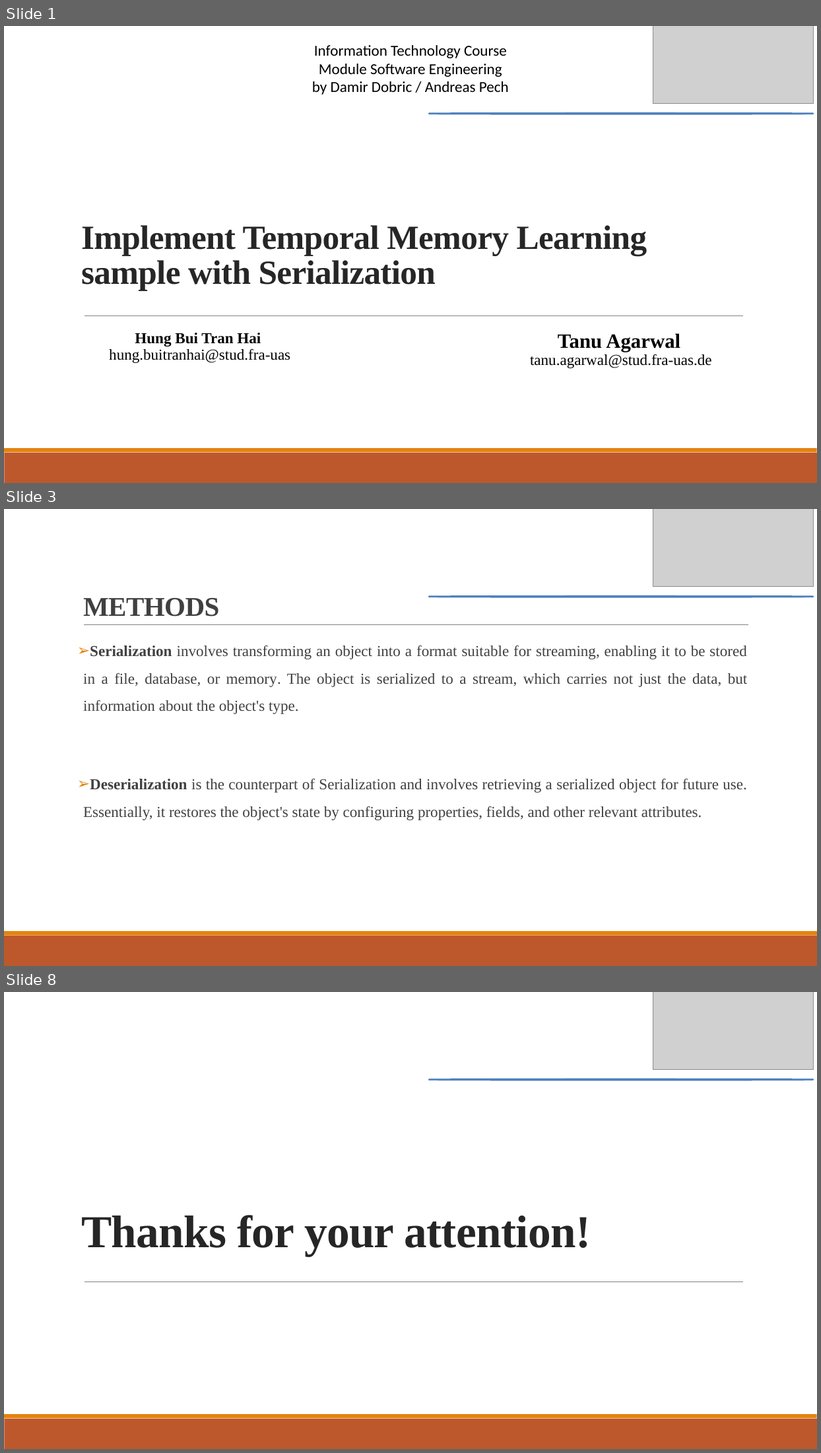
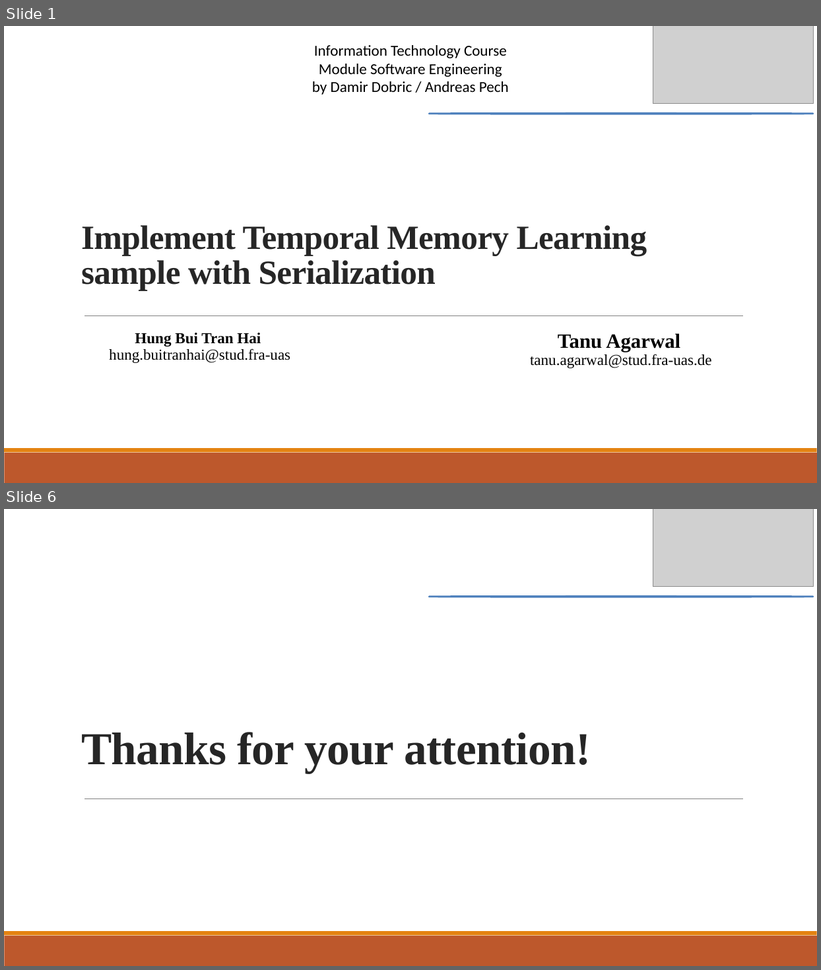
Before and after one commit to Hungbth2000/tm_msl_serialization, a slide deck: source/MySeProject/Documentation/Implement Temporal Memory Learning sample with Serialization.pptx. Shown one above the other, each under a label of ours: slides 1, 3 and 8 before the commit, slides 1 and 6 after it; the slides between them are not shown. The pictures are 821x1453 and 821x970 pixels, drawn with LibreOffice and Linux fonts; fonts in the diff are those of the drawing; grey boxes stand for pictures. Boxes give left, top, right and bottom in pixels: in the first picture for what was removed or moved away, otherwise in the second. Text is boxed around its words. In the diff, an @@ line names an element or a change of style, - is before the commit and + after.

```diff
--- a/source/MySeProject/Documentation/Implement Temporal Memory Learning sample with Serialization.pptx
+++ b/source/MySeProject/Documentation/Implement Temporal Memory Learning sample with Serialization.pptx
@@ slide 3 removed at (4, 509, 817, 966), background #FFFFFF; not listed: 2 template elements that a slide beside it also shows @@
@@ picture removed at (653, 509, 813, 586) @@
@@ title removed at (83, 598, 219, 617) @@
-METHODS
@@ freeform shape removed at (429, 596, 813, 597) @@
@@ freeform shape removed at (429, 596, 813, 597) @@
@@ line removed from (84, 625) to (748, 625) @@
@@ text removed at (83, 645, 747, 821) @@
-➢ Serialization involves transforming an object into a format suitable for streaming, enabling it to be stored in a file, database, or memory. The object is serialized to a stream, which carries not just the data, but information about the object's type.
-➢ Deserialization is the counterpart of Serialization and involves retrieving a serialized object for future use. Essentially, it restores the object's state by configuring properties, fields, and other relevant attributes.
@@ what was slide 8 is now slide 6 @@
```
Also in this commit, not shown: 4 slides changed, 1 other slide removed, 4 other files.
